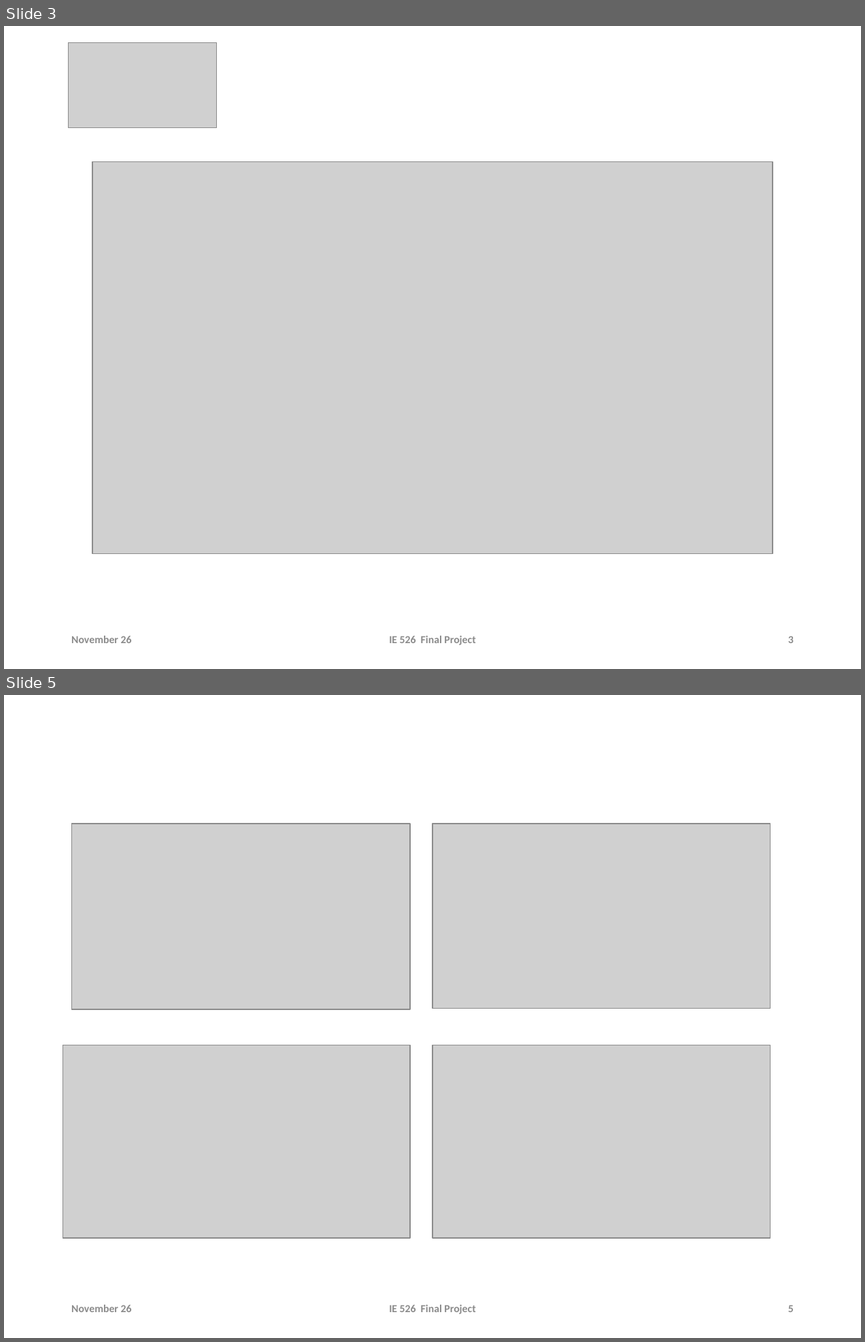
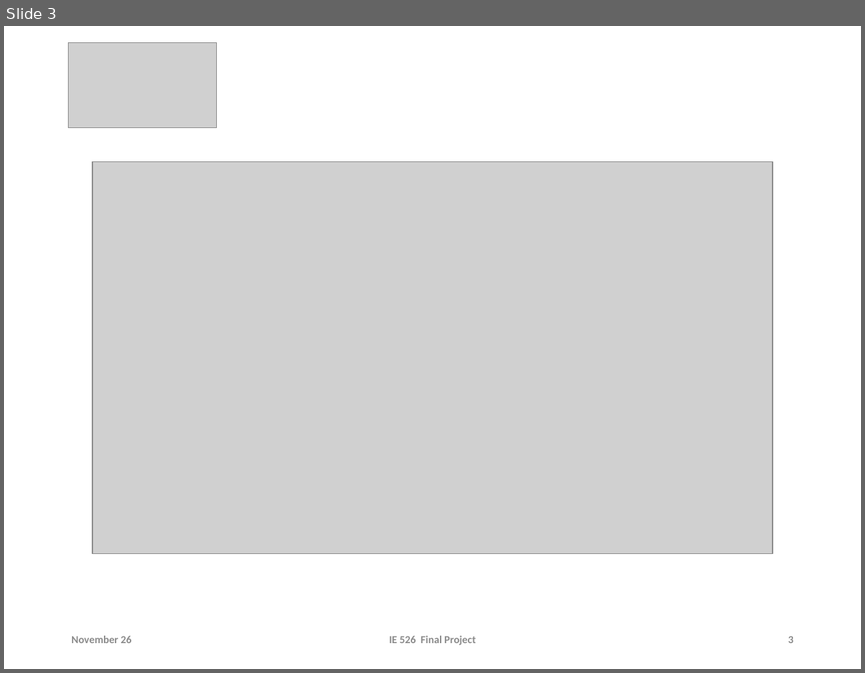
Before and after one commit to lyuzz/IE-526-Final-Project, a slide deck: Lyu/Part of Lyu.pptx. Shown one above the other, each under a label of ours: slides 3 and 5 before the commit, slide 3 after it; the slides between them are not shown. The pictures are 865x1342 and 865x673 pixels, drawn with LibreOffice and Linux fonts; fonts in the diff are those of the drawing; grey boxes stand for pictures; background and template pictures are left out. Boxes give left, top, right and bottom in pixels: in the first picture for what was removed or moved away, otherwise in the second. Text is boxed around its words. In the diff, an @@ line names an element or a change of style, - is before the commit and + after.

Commit message:
11/14/18

```diff
--- a/Lyu/Part of Lyu.pptx
+++ b/Lyu/Part of Lyu.pptx
@@ slide 5 removed at (4, 695, 861, 1338), background #FFFFFF @@
@@ picture removed at (72, 824, 410, 1009) @@
@@ picture removed at (432, 824, 770, 1008) @@
@@ picture removed at (63, 1045, 410, 1238) @@
@@ picture removed at (432, 1045, 770, 1238) @@
@@ text removed at (71, 1304, 132, 1312) @@
-November 26
@@ text removed at (389, 1304, 475, 1314) @@
-IE 526 Final Project
@@ page number removed at (788, 1305, 793, 1312) @@
-5
```
Also in this commit, not shown: 1 slide changed.
